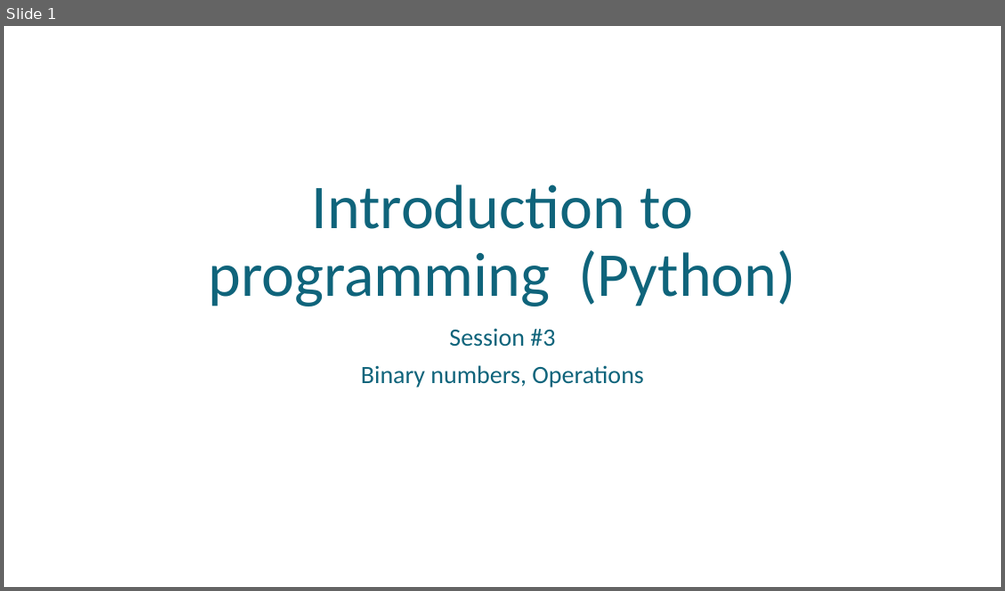
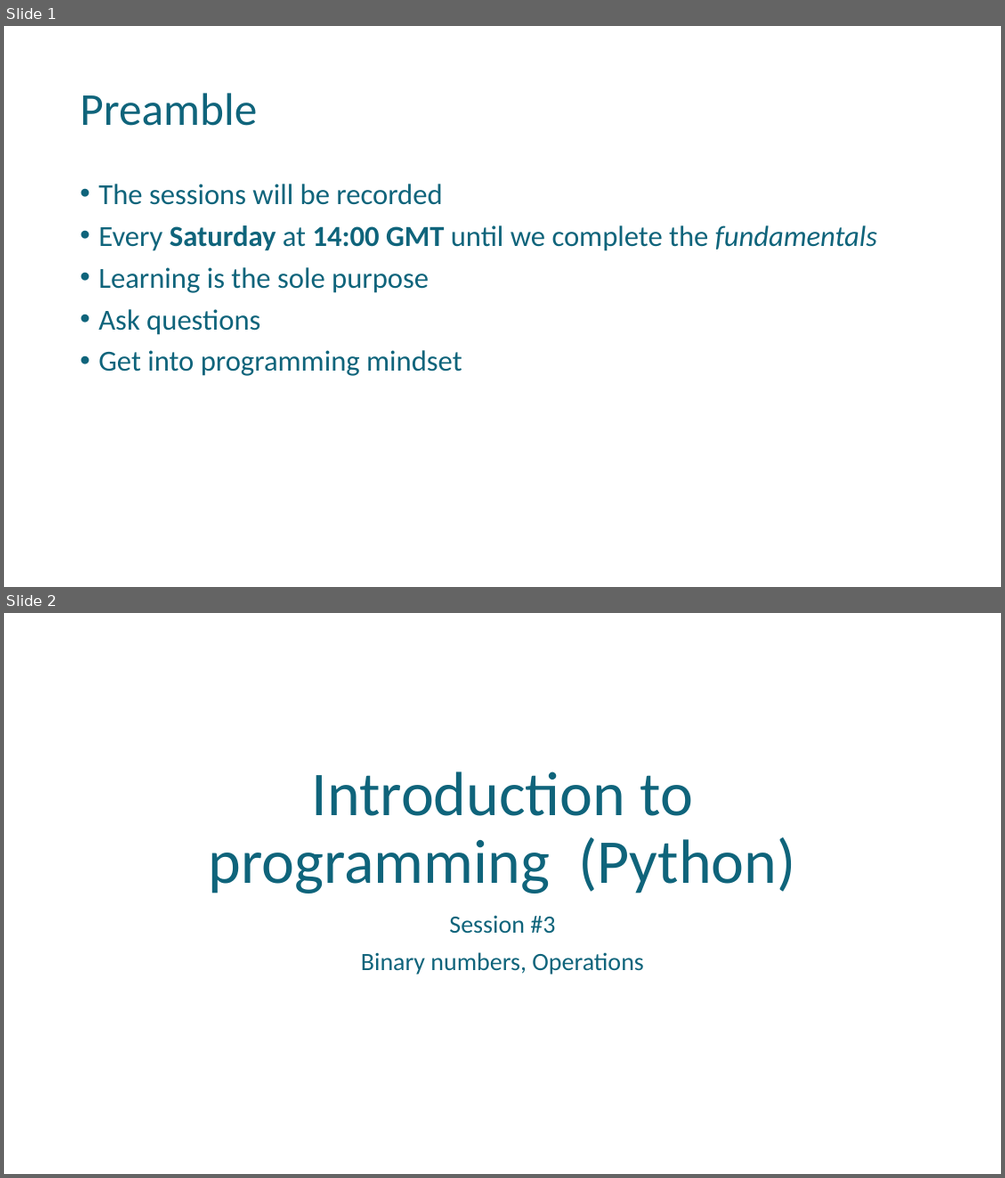
Before and after one commit to uday87j/teach_python, a slide deck: fundamentals/3-Binary Numbers, Operations, Conditionals.pptx. Shown one above the other, each under a label of ours: slide 1 before the commit, slides 1 and 2 after it. The pictures are 1005x591 and 1005x1178 pixels, drawn with LibreOffice and Linux fonts; fonts in the diff are those of the drawing. Boxes give left, top, right and bottom in pixels: in the first picture for what was removed or moved away, otherwise in the second. Text is boxed around its words. In the diff, an @@ line names an element or a change of style, - is before the commit and + after.

Commit message:
Add preamble to #3

```diff
--- a/fundamentals/3-Binary Numbers, Operations, Conditionals.pptx
+++ b/fundamentals/3-Binary Numbers, Operations, Conditionals.pptx
@@ slide 1 added at bbox=[4, 26, 1001, 587], background #FFFFFF @@
@@ title added at bbox=[80, 93, 257, 126], 44 pt, text #0F647B @@
+Preamble
@@ text added at bbox=[98, 184, 877, 376], 28 pt, text #0F647B @@
+• The sessions will be recorded
+• Every Saturday at 14:00 GMT until we complete the fundamentals
+• Learning is the sole purpose
+• Ask questions
+• Get into programming mindset
@@ what was slide 1 is now slide 2 @@
```
